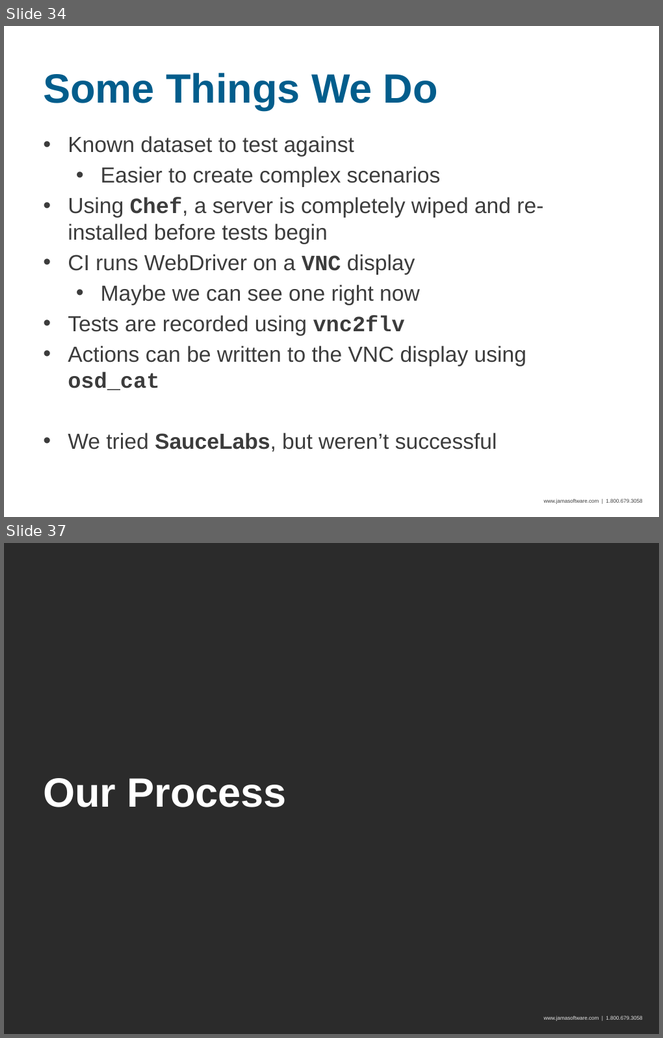
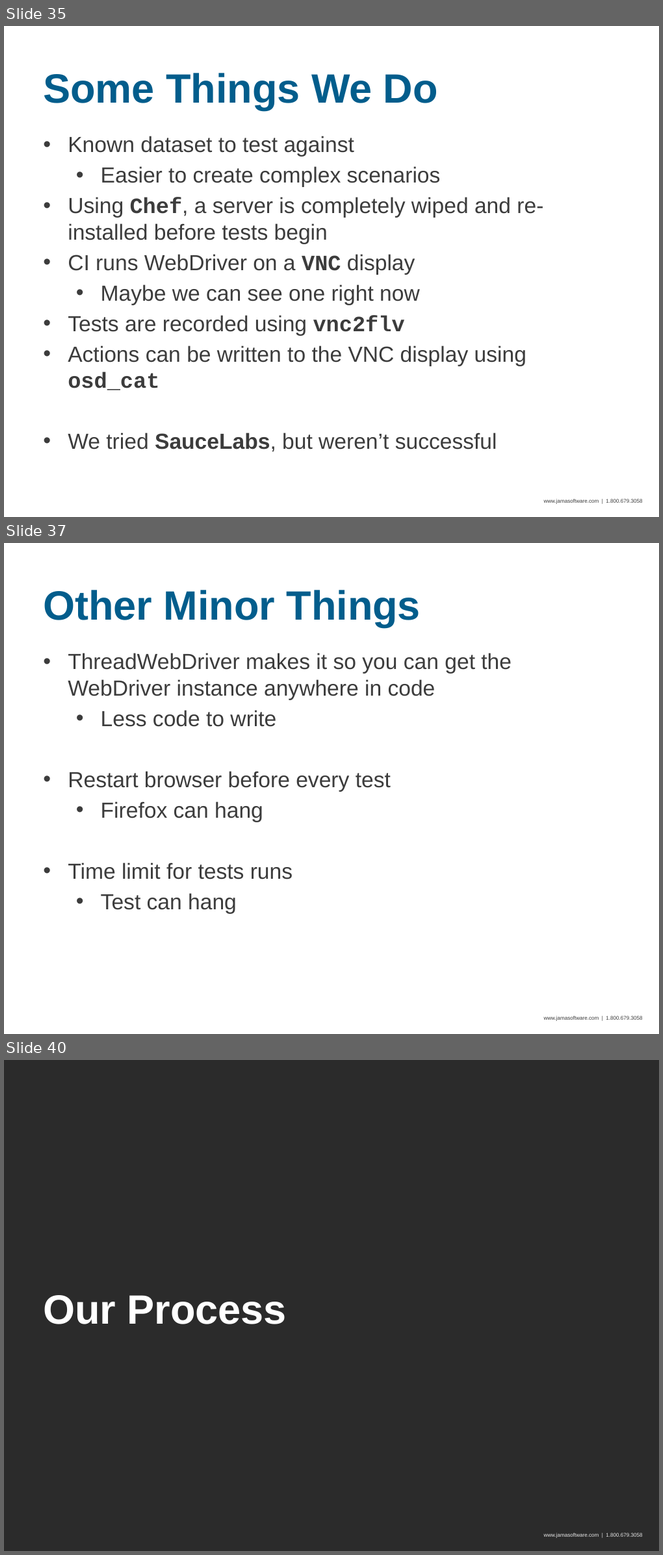
Before and after one commit to seanadkinson/webdriver-examples, a slide deck: slides.pptx. Shown one above the other, each under a label of ours: slides 34 and 37 before the commit, slides 35, 37 and 40 after it; the slides between them are not shown. The pictures are 663x1038 and 663x1555 pixels, drawn with LibreOffice and Linux fonts; fonts in the diff are those of the drawing; background and template pictures are left out; a plain dark background stands for a picture behind light text. Boxes give left, top, right and bottom in pixels: in the first picture for what was removed or moved away, otherwise in the second. Text is boxed around its words. In the diff, an @@ line names an element or a change of style, - is before the commit and + after.

```diff
--- a/slides.pptx
+++ b/slides.pptx
@@ slide 37 added at [4, 543, 659, 1034], background picture (left out); not listed: 1 template element that a slide beside it also shows @@
@@ title added at [43, 590, 421, 627], 45 pt, text #025D8C, bold @@
+Other Minor Things
@@ text added at [68, 653, 512, 914], 24 pt, text #3C3C3C @@
+• ThreadWebDriver makes it so you can get the WebDriver instance anywhere in code
+  • Less code to write
+• Restart browser before every test
+  • Firefox can hang
+• Time limit for tests runs
+  • Test can hang
@@ what was slide 34 is now slide 35 @@
@@ what was slide 37 is now slide 40 @@
```
Also in this commit, not shown: 7 slides changed, 2 other slides added.
